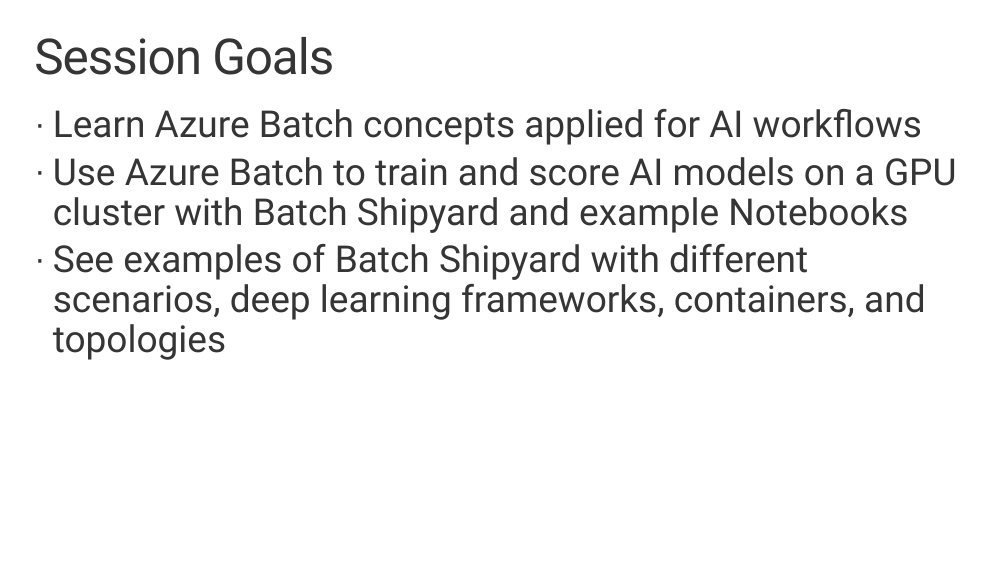
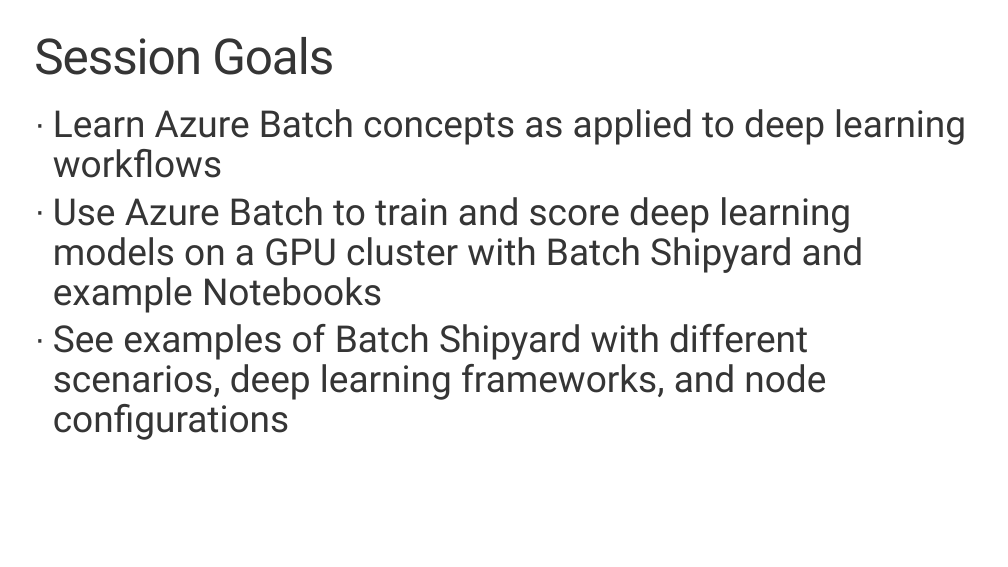
Before and after one commit to aiimmersion/aiimmersion-resources, a slide deck: slide 3 of Big AI - Applying Artificial Intelligence at Scale/Deep Learning at Scale/Hands-On With Azure Batch.pptx. Drawn at 1008x567 pixels with LibreOffice and Linux fonts; fonts in the diff are those of the drawing; background and template pictures are left out. Boxes give left, top, right and bottom in pixels: in the first picture for what was removed or moved away, otherwise in the second. Text is boxed around its words. In the diff, an @@ line names an element or a change of style, - is before the commit and + after.

```diff
--- a/Big AI - Applying Artificial Intelligence at Scale/Deep Learning at Scale/Hands-On With Azure Batch.pptx
+++ b/Big AI - Applying Artificial Intelligence at Scale/Deep Learning at Scale/Hands-On With Azure Batch.pptx
@@ text at (53,109,966,440): text changed @@
-· Learn Azure Batch concepts applied for AI workflows
-· Use Azure Batch to train and score AI models on a GPU cluster with Batch Shipyard and example Notebooks
-· See examples of Batch Shipyard with different scenarios, deep learning frameworks, containers, and topologies
+· Learn Azure Batch concepts as applied to deep learning workflows
+· Use Azure Batch to train and score deep learning models on a GPU cluster with Batch Shipyard and example Notebooks
+· See examples of Batch Shipyard with different scenarios, deep learning frameworks, and node configurations
```
Also in this commit, not shown: 1 slide added.
